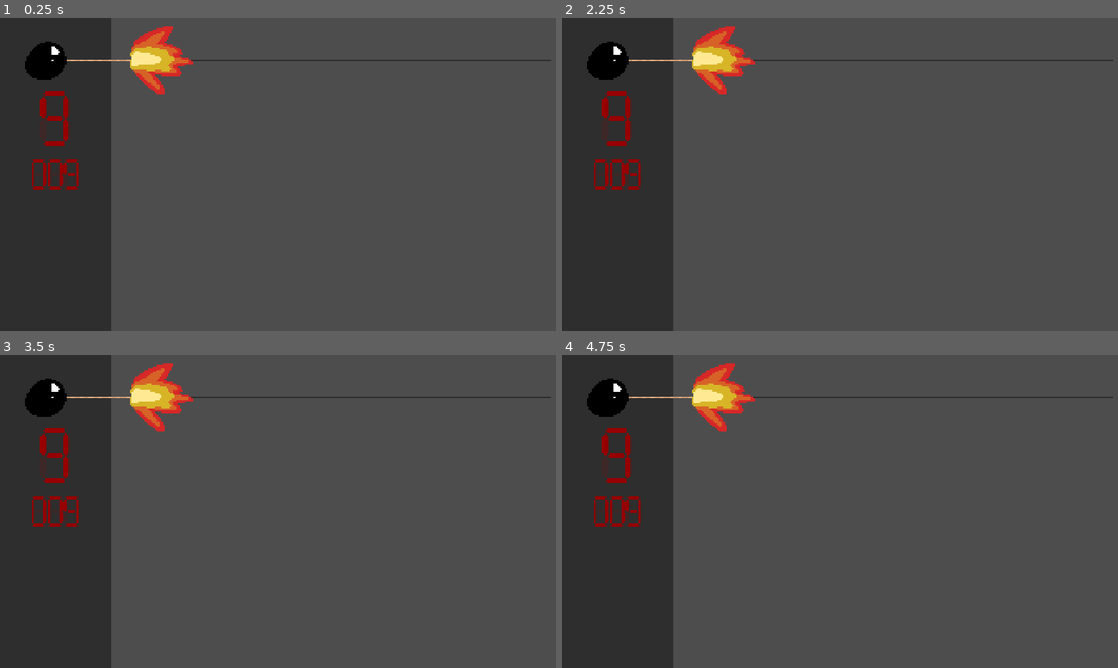
Above: before the commit, frames 1-4 (two rows, left to right).
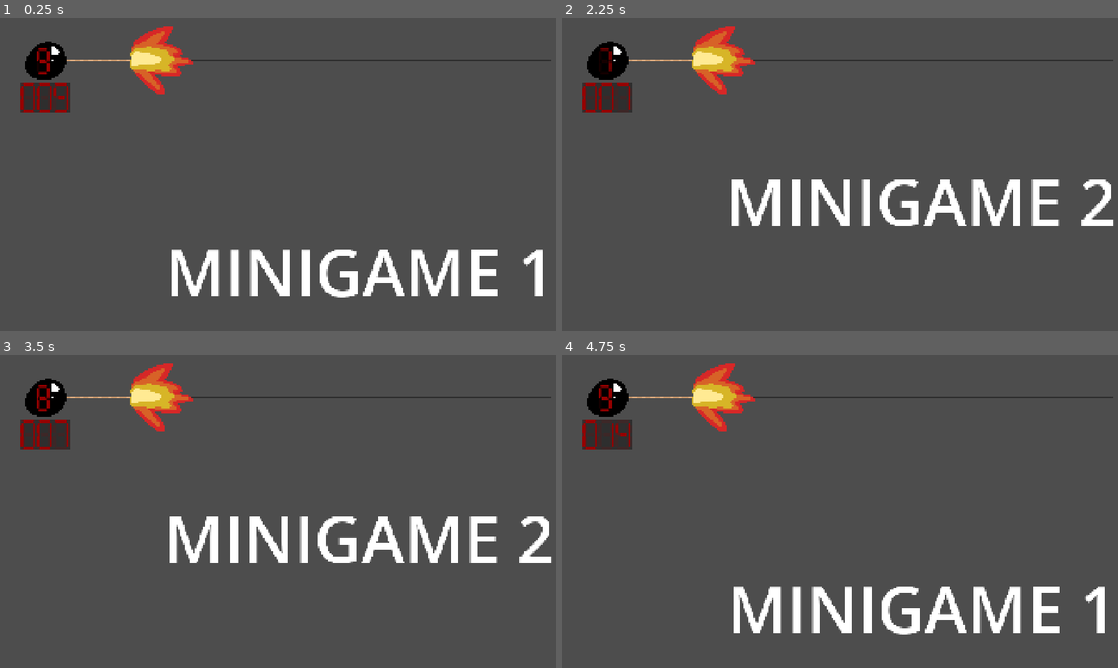
Above: after the commit, the same moments.

Repository: ValT78/minigames
Game: Godot game, scene res://features/Backbone/Main.tscn
Same seed, same stepped clock (60 frames per second), same inputs: the game is played once before the commit and once after it. This scene is started directly instead of the project's main scene.
Inputs (mouse positions are in pixels of both pictures, inside the frame that each line leads up to):
- Up to frame 1 (0.25 s): no input
- Up to frame 2 (2.25 s): tap Enter at 0.5, 2 s; move the mouse to (962, 158) at 0.52 s; hold D 0.53-2.03 s; tap Shift at 0.6, 1.35, 2.1 s; click (962, 158) at 0.67 s; tap W at 0.77, 1.52 s; tap Space at 1.25 s; move the mouse to (728, 190) at 1.27 s; move the mouse to (895, 105) at 2.02 s; hold A from 2.03 s (still down)
- Up to frame 3 (3.5 s): tap Space at 2.75 s; move the mouse to (250, 574) at 2.77 s; release A at 2.78 s; hold D from 2.78 s (still down); tap Shift at 2.85 s; click (250, 574) at 2.92 s; tap W at 3.02 s
- Up to frame 4 (4.75 s): tap Enter at 3.5 s; move the mouse to (1006, 558) at 3.52 s; tap Shift at 3.6, 4.35 s; tap W at 3.77, 4.52 s; move the mouse to (673, 464) at 4.27 s; release D at 4.28 s; hold A from 4.28 s (still down)

The runs differ from the first frame. In frame 1, 23% of the frame differs, in the area x 0-98%, y 0-100%; in frame 2, 23%; in frame 3, 23%, in the area x 0-100%, y 0-100%; in frame 4, 23%.

Commit message:
update debug mode

Diff:
--- a/features/Backbone/GameManager.gd
+++ b/features/Backbone/GameManager.gd
@@ -1,9 +1,9 @@
 extends Node2D
 
-var isDebug : bool = true
+var isDebug : bool
 
 var timer : float = 9.999
-var _isNumberChanging = true
+var _isNumberChanging = false
 
 @onready var time_slider: HSlider
 @onready var time_label: Label
@@ -15,16 +15,18 @@
 var _score : int
 
 func _ready() -> void:
+	isDebug = not get_tree().current_scene.name == "Main"
 	if isDebug : return
 	loadScenesFromFolder("res://minigames")
 	time_slider = $"../Main/MainScreenUI/TextureRect/HSlider"
-	time_label = $"../Main/MainScreenUI/PanelContainer/TimeLabel"
-	score_label = $"../Main/MainScreenUI/PanelContainer/ScoreLabel"
+	time_label = $"../Main/MainScreenUI/TimeLabel"
+	score_label = $"../Main/MainScreenUI/ScoreLabel"
 	_actualMinigame = minigamesScene[randi_range(0,minigamesScene.size()-1)].instantiate()
 	get_tree().current_scene.add_child(_actualMinigame)
 
 func _process(delta: float) -> void:
 	if isDebug : return
+	print(timer)
 	timer -= delta
 	if timer < 0 : gameover()
 	updateTimeDisplay()
--- a/features/Backbone/Main.tscn
+++ b/features/Backbone/Main.tscn
@@ -2,64 +2,36 @@
 
 [ext_resource type="PackedScene" uid="uid://bc0n8xe8j2jwy" path="res://features/Backbone/main_screen_ui.tscn" id="1_roav4"]
 [ext_resource type="FontFile" uid="uid://c2kb3jvobtucf" path="res://Global assets/Fonts/7segments.ttf" id="3_dsdgj"]
-[ext_resource type="Texture2D" uid="uid://tadca6b70rwt" path="res://features/Backbone/bombCore.png" id="3_gro5s"]
-[ext_resource type="Texture2D" uid="uid://dq4jtygsawuh3" path="res://features/Backbone/bombFlame.png" id="4_7dbg6"]
-[ext_resource type="Texture2D" uid="uid://dtjfsmspvdbq5" path="res://features/Backbone/bombFuze.png" id="5_qkt25"]
 
-[sub_resource type="LabelSettings" id="LabelSettings_7dbg6"]
-resource_local_to_scene = true
-font = ExtResource("3_dsdgj")
-font_size = 193
-font_color = Color(0.59, 0, 0, 1)
-
-[sub_resource type="LabelSettings" id="LabelSettings_qkt25"]
-resource_local_to_scene = true
-font = ExtResource("3_dsdgj")
-font_size = 193
-font_color = Color(0.59, 0, 0, 0.14117648)
-
-[sub_resource type="LabelSettings" id="LabelSettings_d5ksy"]
+[sub_resource type="LabelSettings" id="LabelSettings_dvyoj"]
 resource_local_to_scene = true
 font = ExtResource("3_dsdgj")
 font_size = 104
 font_color = Color(0.59, 0, 0, 0.14117648)
 
-[sub_resource type="StyleBoxTexture" id="StyleBoxTexture_fcnqv"]
-texture = ExtResource("5_qkt25")
-axis_stretch_horizontal = 1
-region_rect = Rect2(0, 230, 512, 53)
+[sub_resource type="LabelSettings" id="LabelSettings_dxlp2"]
+resource_local_to_scene = true
+font = ExtResource("3_dsdgj")
+font_size = 90
+font_color = Color(0.59, 0, 0, 1)
+
+[sub_resource type="LabelSettings" id="LabelSettings_dsdgj"]
+resource_local_to_scene = true
+font = ExtResource("3_dsdgj")
+font_size = 90
+font_color = Color(0.59, 0, 0, 0.14117648)
 
 [node name="Main" type="Node2D" unique_id=2095609591]
 
 [node name="MainScreenUI" parent="." unique_id=804081229 instance=ExtResource("1_roav4")]
 
-[node name="TimeLabel" parent="MainScreenUI/PanelContainer" parent_id_path=PackedInt32Array(804081229, 943391621) index="0" unique_id=881383687]
-label_settings = SubResource("LabelSettings_7dbg6")
+[node name="BG" parent="MainScreenUI/ScoreLabel" parent_id_path=PackedInt32Array(804081229, 2127622775) index="0" unique_id=96476774]
+label_settings = SubResource("LabelSettings_dvyoj")
 
-[node name="BG" parent="MainScreenUI/PanelContainer/TimeLabel" index="0" unique_id=202594495]
-label_settings = SubResource("LabelSettings_qkt25")
+[node name="TimeLabel" parent="MainScreenUI" index="1" unique_id=881383687]
+label_settings = SubResource("LabelSettings_dxlp2")
 
-[node name="BG" parent="MainScreenUI/PanelContainer/ScoreLabel" parent_id_path=PackedInt32Array(804081229, 2127622775) index="0" unique_id=96476774]
-label_settings = SubResource("LabelSettings_d5ksy")
-
-[node name="TextureRect" type="TextureRect" parent="MainScreenUI" unique_id=786297542]
-offset_left = 76.0
-offset_top = 54.0
-offset_right = 257.0
-offset_bottom = 235.0
-texture = ExtResource("3_gro5s")
-expand_mode = 1
-
-[node name="HSlider" type="HSlider" parent="MainScreenUI/TextureRect" unique_id=531916916]
-layout_mode = 0
-offset_left = 156.0
-offset_top = 41.0
-offset_right = 1825.0
-offset_bottom = 145.0
-theme_override_icons/grabber_disabled = ExtResource("4_7dbg6")
-theme_override_styles/grabber_area = SubResource("StyleBoxTexture_fcnqv")
-value = 15.0
-editable = false
-scrollable = false
+[node name="BG" parent="MainScreenUI/TimeLabel" index="0" unique_id=202594495]
+label_settings = SubResource("LabelSettings_dsdgj")
 
 [editable path="MainScreenUI"]
--- a/features/Backbone/main_screen_ui.tscn
+++ b/features/Backbone/main_screen_ui.tscn
@@ -1,18 +1,9 @@
 [gd_scene format=3 uid="uid://bc0n8xe8j2jwy"]
 
 [ext_resource type="FontFile" uid="uid://c2kb3jvobtucf" path="res://Global assets/Fonts/7segments.ttf" id="1_jdc84"]
-
-[sub_resource type="LabelSettings" id="LabelSettings_jdc84"]
-resource_local_to_scene = true
-font = ExtResource("1_jdc84")
-font_size = 193
-font_color = Color(0.59, 0, 0, 1)
-
-[sub_resource type="LabelSettings" id="LabelSettings_4keca"]
-resource_local_to_scene = true
-font = ExtResource("1_jdc84")
-font_size = 193
-font_color = Color(0.59, 0, 0, 0.14117648)
+[ext_resource type="Texture2D" uid="uid://tadca6b70rwt" path="res://features/Backbone/bombCore.png" id="2_2ntee"]
+[ext_resource type="Texture2D" uid="uid://dq4jtygsawuh3" path="res://features/Backbone/bombFlame.png" id="3_u3wxs"]
+[ext_resource type="Texture2D" uid="uid://dtjfsmspvdbq5" path="res://features/Backbone/bombFuze.png" id="4_trmla"]
 
 [sub_resource type="LabelSettings" id="LabelSettings_yf5fn"]
 font = ExtResource("1_jdc84")
@@ -25,22 +16,66 @@
 font_size = 104
 font_color = Color(0.59, 0, 0, 0.14117648)
 
+[sub_resource type="LabelSettings" id="LabelSettings_jdc84"]
+resource_local_to_scene = true
+font = ExtResource("1_jdc84")
+font_size = 90
+font_color = Color(0.59, 0, 0, 1)
+
+[sub_resource type="LabelSettings" id="LabelSettings_4keca"]
+resource_local_to_scene = true
+font = ExtResource("1_jdc84")
+font_size = 90
+font_color = Color(0.59, 0, 0, 0.14117648)
+
+[sub_resource type="StyleBoxTexture" id="StyleBoxTexture_cgpbt"]
+texture = ExtResource("4_trmla")
+axis_stretch_horizontal = 1
+region_rect = Rect2(0, 230, 512, 53)
+
 [node name="MainScreenUI" type="CanvasLayer" unique_id=846818150]
 
-[node name="PanelContainer" type="Panel" parent="." unique_id=943391621]
-custom_minimum_size = Vector2(240, 0)
-anchors_preset = -1
-anchor_right = 0.20052083
+[node name="ScoreLabel" type="Label" parent="." unique_id=2127622775]
+anchors_preset = 8
+anchor_left = 0.5
+anchor_top = 0.5
+anchor_right = 0.5
+anchor_bottom = 0.5
+offset_left = -889.0
+offset_top = -316.0
+offset_right = -717.0
+offset_bottom = -212.0
+grow_horizontal = 2
+grow_vertical = 2
+text = "009"
+label_settings = SubResource("LabelSettings_yf5fn")
+
+[node name="BG" type="Label" parent="ScoreLabel" unique_id=96476774]
+layout_mode = 1
+anchors_preset = 15
+anchor_right = 1.0
 anchor_bottom = 1.0
+grow_horizontal = 2
 grow_vertical = 2
-metadata/_edit_use_anchors_ = true
+text = "888"
+label_settings = SubResource("LabelSettings_g4v7s")
+horizontal_alignment = 1
+vertical_alignment = 1
 
-[node name="TimeLabel" type="Label" parent="PanelContainer" unique_id=881383687]
-layout_mode = 0
-offset_left = 140.0
-offset_top = 252.0
-offset_right = 246.0
-offset_bottom = 445.0
+[node name="Panel" type="Panel" parent="ScoreLabel" unique_id=1610466071]
+z_index = -1
+layout_mode = 1
+anchors_preset = 15
+anchor_right = 1.0
+anchor_bottom = 1.0
+grow_horizontal = 2
+grow_vertical = 2
+
+[node name="TimeLabel" type="Label" parent="." unique_id=881383687]
+offset_left = 98.0
+offset_top = 53.0
+offset_right = 204.0
+offset_bottom = 246.0
 size_flags_horizontal = 4
 size_flags_vertical = 0
 text = "9"
@@ -48,7 +83,7 @@
 horizontal_alignment = 1
 vertical_alignment = 1
 
-[node name="BG" type="Label" parent="PanelContainer/TimeLabel" unique_id=202594495]
+[node name="BG" type="Label" parent="TimeLabel" unique_id=202594495]
 layout_mode = 1
 anchors_preset = 15
 anchor_right = 1.0
@@ -60,30 +95,23 @@
 horizontal_alignment = 1
 vertical_alignment = 1
 
-[node name="ScoreLabel" type="Label" parent="PanelContainer" unique_id=2127622775]
-layout_mode = 1
-anchors_preset = 8
-anchor_left = 0.5
-anchor_top = 0.5
-anchor_right = 0.5
-anchor_bottom = 0.5
-offset_left = -85.5
-offset_top = -52.0
-offset_right = 86.5
-offset_bottom = 52.0
-grow_horizontal = 2
-grow_vertical = 2
-text = "009"
-label_settings = SubResource("LabelSettings_yf5fn")
+[node name="TextureRect" type="TextureRect" parent="." unique_id=357915306]
+z_index = -1
+offset_left = 76.0
+offset_top = 54.0
+offset_right = 257.0
+offset_bottom = 235.0
+texture = ExtResource("2_2ntee")
+expand_mode = 1
 
-[node name="BG" type="Label" parent="PanelContainer/ScoreLabel" unique_id=96476774]
-layout_mode = 1
-anchors_preset = 15
-anchor_right = 1.0
-anchor_bottom = 1.0
-grow_horizontal = 2
-grow_vertical = 2
-text = "888"
-label_settings = SubResource("LabelSettings_g4v7s")
-horizontal_alignment = 1
-vertical_alignment = 1
+[node name="HSlider" type="HSlider" parent="TextureRect" unique_id=458585138]
+layout_mode = 0
+offset_left = 156.0
+offset_top = 41.0
+offset_right = 1825.0
+offset_bottom = 145.0
+theme_override_icons/grabber_disabled = ExtResource("3_u3wxs")
+theme_override_styles/grabber_area = SubResource("StyleBoxTexture_cgpbt")
+value = 15.0
+editable = false
+scrollable = false
